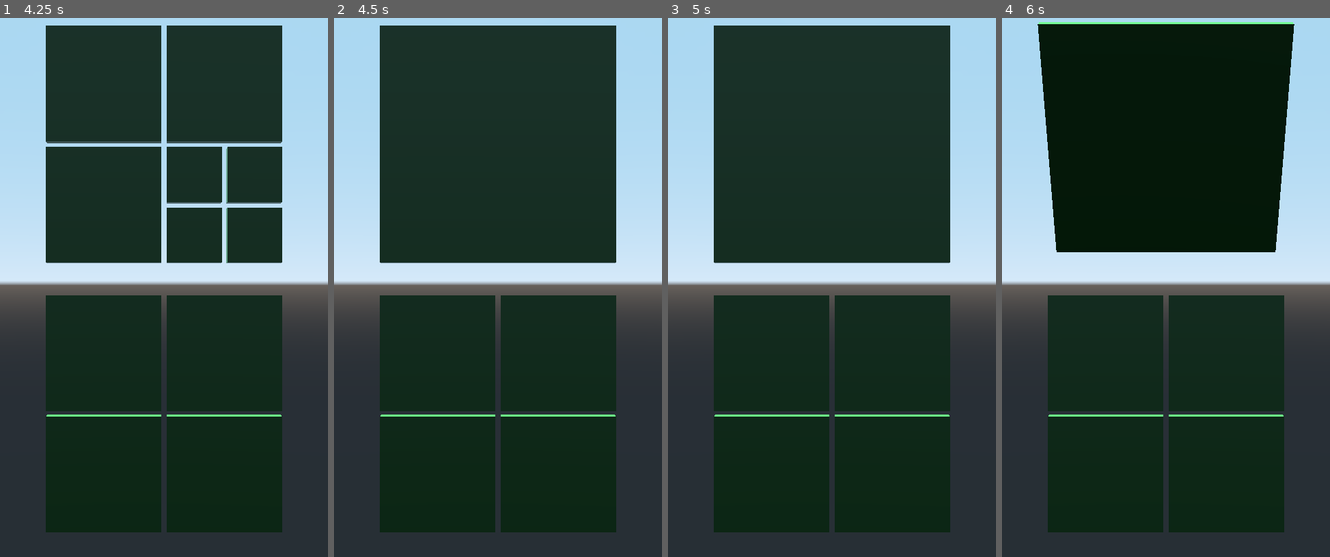
Above: before the commit, frames 1-4 (left to right).
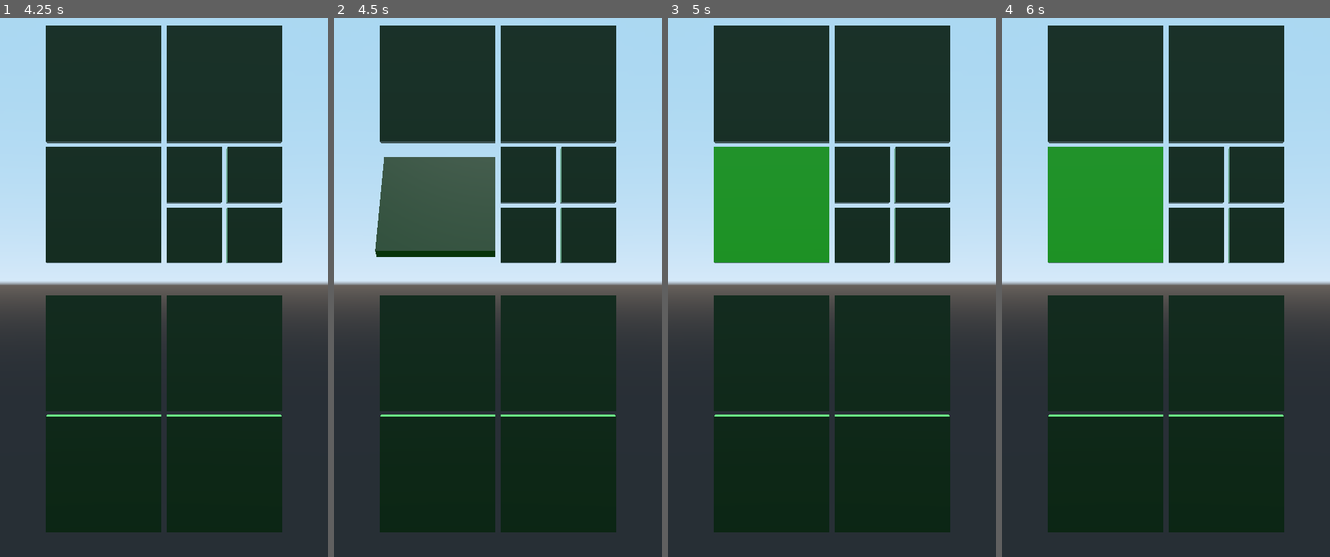
Above: after the commit, the same moments.

Repository: bentles/Tetra
Game: Godot game, scene res://Game.tscn
Two runs of this game, one before a commit and one after it. Both use one fixed random seed, a clock stepped at 60 frames per second and the inputs below.
Inputs (mouse positions are in pixels of both pictures, inside the frame that each line leads up to):
- Up to frame 1 (4.25 s): tap Enter at 0.5, 2.75 s; move the mouse to (236, 255) at 0.52 s; click (236, 255) at 0.67 s; tap Space at 1.25 s; drag from (98, 309) to (147, 395) at 1.27 s; move the mouse to (196, 163) at 2.02 s; click (196, 163) at 2.17 s; drag from (147, 395) to (65, 201) at 2.77 s; move the mouse to (262, 362) at 3.52 s; click (262, 362) at 3.67 s
- Up to frame 2 (4.5 s): tap Space at 4.25 s; drag from (399, 201) to (448, 147) at 4.27 s
- Up to frame 3 (5 s): no input
- Up to frame 4 (6 s): move the mouse to (1182, 282) at 5.02 s; click (1182, 282) at 5.17 s; tap Enter at 5.75 s; drag from (1116, 147) to (1100, 309) at 5.77 s

Frame 1 is identical in both runs. In frame 2, 9.4% of the frame differs, in the area x 12-87%, y 1-46%; in frame 3, 9.7%; in frame 4, 33%, in the area x 10-90%, y 0-46%.

Commit message:
maybe this will work better

Diff:
--- a/Tetra/Tetra.gd
+++ b/Tetra/Tetra.gd
@@ -30,22 +30,14 @@
 	$TetraBody.scale_object_local(Vector3(1, 1, scale_revert))
 
 func flip(relative: Vector2):
-	var unsplit = 0
-	if (to_middle != null):
-		unsplit = relative.dot(to_middle)
-
 	var drag = relative.dot(Vector2.UP)
 
-	if (unsplit > abs(drag)):
-		unsplit_parent()
+	flipping = true
+	if (drag < 0):
+		$AnimationPlayer.play_backwards("flip" if flipped else "flip2")
 	else:
-		flipping = true
-		if (drag < 0):
-			$AnimationPlayer.play_backwards("flip" if flipped else "flip2")
-		else:
-			$AnimationPlayer.play("flip2" if flipped else "flip")
-		flipped = !flipped
-
+		$AnimationPlayer.play("flip2" if flipped else "flip")
+	flipped = !flipped
 
 func split():
 	if depth >= 3:
@@ -79,14 +71,6 @@
 		touch_down = false
 		split()
 
-
-	#elif event is InputEventMouseButton && event.pressed:
-	#	if event.button_index == BUTTON_RIGHT:
-	#		split()
-	#	elif event.button_index == BUTTON_LEFT:
-	#		flip()
-
-
 func _on_AnimationPlayer_animation_finished(anim_name):
 	flipping = false
 	touch_down = false
--- a/Tetra/Tetra.tscn
+++ b/Tetra/Tetra.tscn
@@ -57,6 +57,7 @@
 
 [node name="TetraBody" type="StaticBody" parent="."]
 transform = Transform( 1, 0, 0, 0, 1, 0, 0, 0, 0.5, 0, 0, 0 )
+input_capture_on_drag = true
 
 [node name="Mesh" parent="TetraBody" instance=ExtResource( 2 )]
 transform = Transform( 0.5, 0, 0, 0, 0.5, 0, 0, 0, 0.5, 0, 0, 0 )
